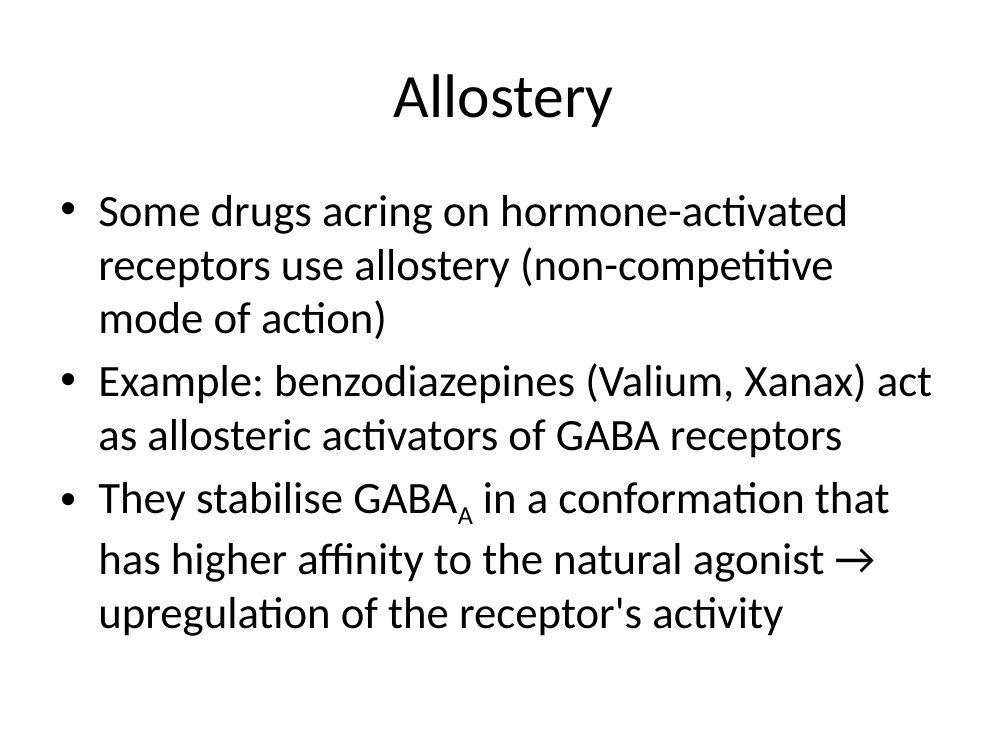
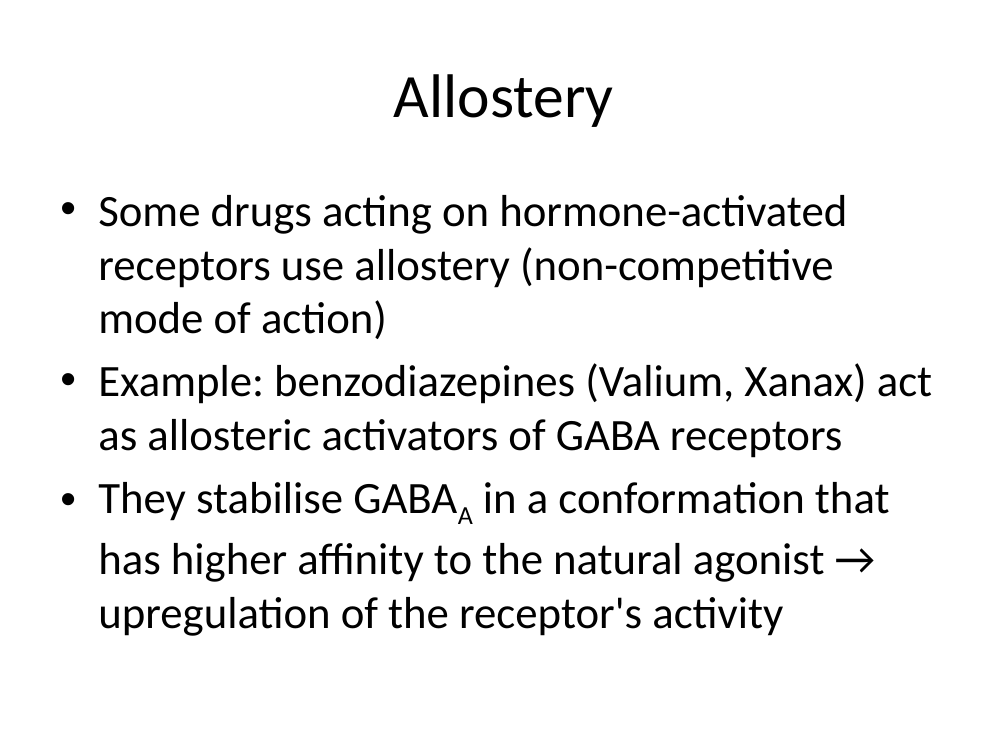
Before and after one commit to Protein-Interactions/BolognaMaster, a slide deck: slide 7 of lectures/protein_small_ligand_interactions.pptx. Drawn at 1008x756 pixels with LibreOffice and Linux fonts; fonts in the diff are those of the drawing. Boxes give left, top, right and bottom in pixels: in the first picture for what was removed or moved away, otherwise in the second. Text is boxed around its words. In the diff, an @@ line names an element or a change of style, - is before the commit and + after.

```diff
--- a/lectures/protein_small_ligand_interactions.pptx
+++ b/lectures/protein_small_ligand_interactions.pptx
@@ text at box(98, 195, 847, 339): text changed @@
-• Some drugs acring on hormone-activated receptors use allostery (non-competitive mode of action)
+• Some drugs acting on hormone-activated receptors use allostery (non-competitive mode of action)
```
Also in this commit, not shown: 2 other slides changed, 3 other files.
